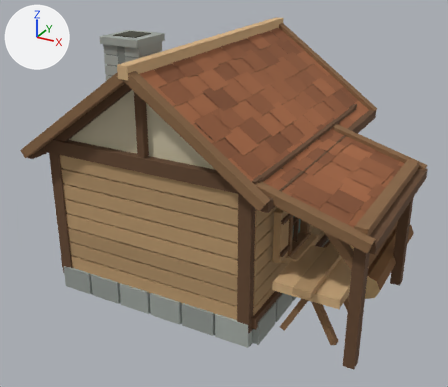
Two versions of the Blender file asset_creation/houses/lumberjack_hut.blend, one commit apart.
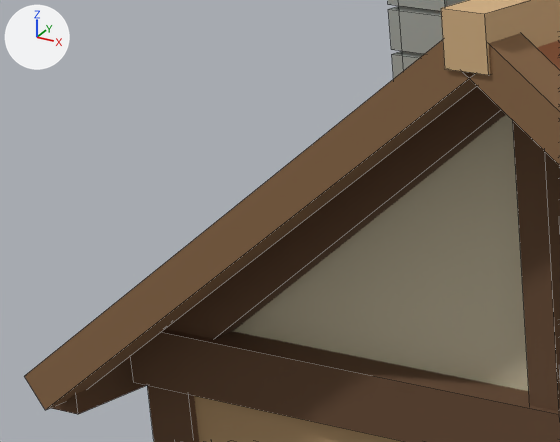
There are two pictures of each version: one whole from a 50 mm camera at (4.32, -8.21, 5.15) aimed at (-0.02, -0.32, 1.21), one close up on the part from 3% to 32% of the width and 16% to 43% of the height. Lighting does not change. The marker at upper left points along +X, +Y and +Z. The first two pictures are the older version. The close-ups show mesh edges as thin lines.

Script lines for the objects in view, before the commit:
```python
me_lumberjackhut_body = bpy.data.meshes.new('LumberjackHut_Body')
me_lumberjackhut_body.from_pydata(...)  # 4818 vertices, 1545 faces; spans x -2.22..2.85, y -2.32..2.63, z -0.16..3.74
me_lumberjackhut_body.materials.append(mat_lumberjack_palette)
ob_lumberjackhut_body = bpy.data.objects.new('LumberjackHut_Body', me_lumberjackhut_body)
ob_lumberjackhut_body.location = (0.0, 0.0, 0.0)
```
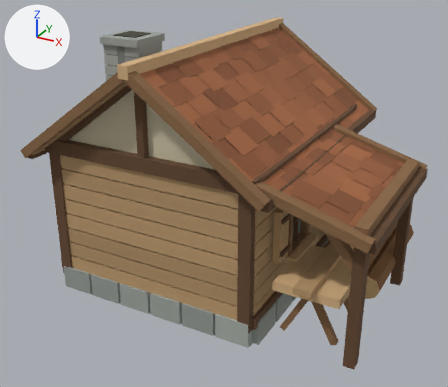
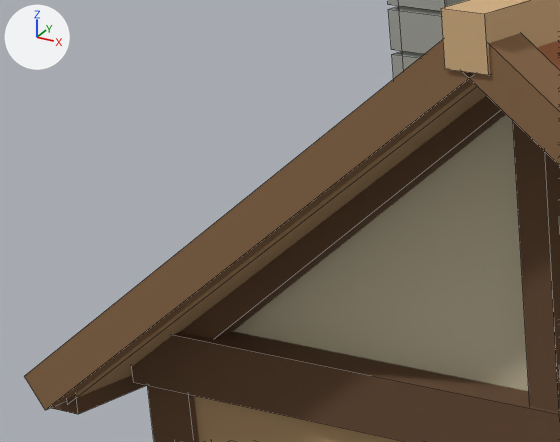
What the commit changed:
me_lumberjackhut_body is used by ob_lumberjackhut_body; location (0.0, 0.0, 0.0).
me_lumberjackhut_body had 4818 vertices, 1545 faces and spanned x -2.22..2.85, y -2.32..2.63, z -0.16..3.74.
me_lumberjackhut_body now has 4842 vertices, 1560 faces and spans x -2.22..2.85, y -2.32..2.63, z -0.16..3.74.
Part 1, on me_lumberjackhut_body:
1 face is deleted.
14 vertices are added at x -2.13..2.77, y -2.22..2.14, z 1.72..3.43.
10 new vertices lie (0.0, 0.0, 0.06) away from vertices in x -2.13..2.77, y -2.22..2.14, z 1.72..3.37.
16 new faces join them.

What differs and where, as boxes (x1, y1, x2, y2) in the close-ups (560 x 442 px):
part 1 of me_lumberjackhut_body, built on (mostly hidden)
    after: (67, 84, 486, 405)
